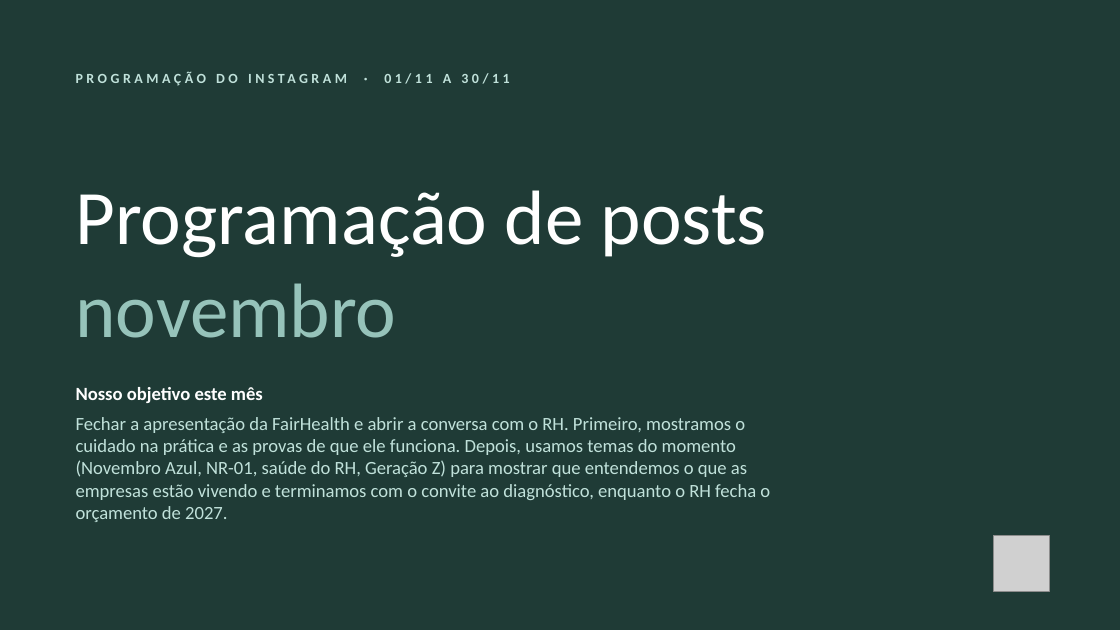
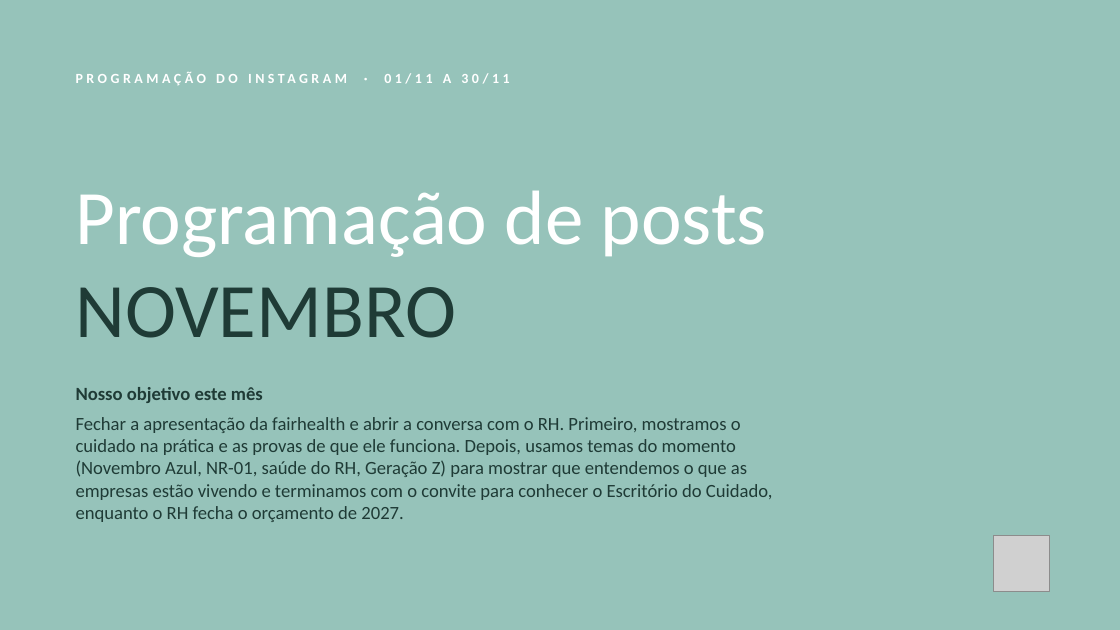
Before and after one commit to nina-rebello/comunicao-fh, a slide deck: slide 1 of marketing/calendario-novembro/Programacao_Instagram_Novembro_2026.pptx. Drawn at 1120x630 pixels with LibreOffice and Linux fonts; fonts in the diff are those of the drawing; grey boxes stand for pictures. Boxes give left, top, right and bottom in pixels: in the first picture for what was removed or moved away, otherwise in the second. Text is boxed around its words. In the diff, an @@ line names an element or a change of style, - is before the commit and + after.

```diff
--- a/marketing/calendario-novembro/Programacao_Instagram_Novembro_2026.pptx
+++ b/marketing/calendario-novembro/Programacao_Instagram_Novembro_2026.pptx
@@ background #1F3B36 to #96C3BA @@
@@ text "PROGRAMAÇÃO DO INSTAGRAM · 01/11 ..." at [384, 73, 509, 84]: text colour #C0E1DA to #FFFFFF @@
@@ text at [76, 287, 456, 338]: text changed; text colour #96C3BA to #1F3B36 @@
-novembro
+NOVEMBRO
@@ text at [76, 387, 263, 403]: text colour #FFFFFF to #1F3B36 in "Nosso objetivo este mês" @@
@@ text at [76, 417, 773, 522]: text changed; text colour #C0E1DA to #1F3B36 @@
-Fechar a apresentação da FairHealth e abrir a conversa com o RH. Primeiro, mostramos o cuidado na prática e as provas de que ele funciona. Depois, usamos temas do momento (Novembro Azul, NR-01, saúde do RH, Geração Z) para mostrar que entendemos o que as empresas estão vivendo e terminamos com o convite ao diagnóstico, enquanto o RH fecha o orçamento de 2027.
+Fechar a apresentação da fairhealth e abrir a conversa com o RH. Primeiro, mostramos o cuidado na prática e as provas de que ele funciona. Depois, usamos temas do momento (Novembro Azul, NR-01, saúde do RH, Geração Z) para mostrar que entendemos o que as empresas estão vivendo e terminamos com o convite para conhecer o Escritório do Cuidado, enquanto o RH fecha o orçamento de 2027.
```
Also in this commit, not shown: 6 other slides changed, 13 other files.
